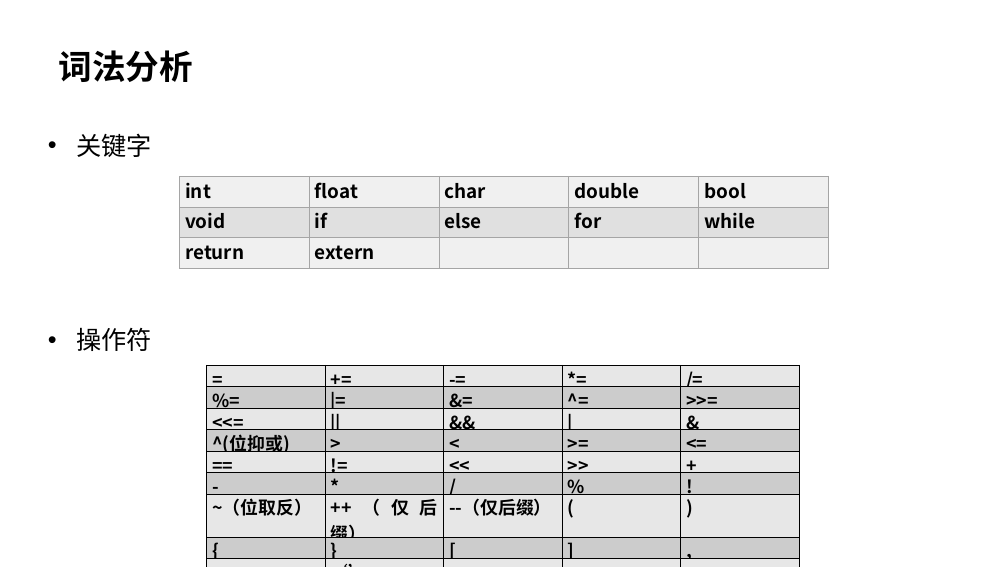
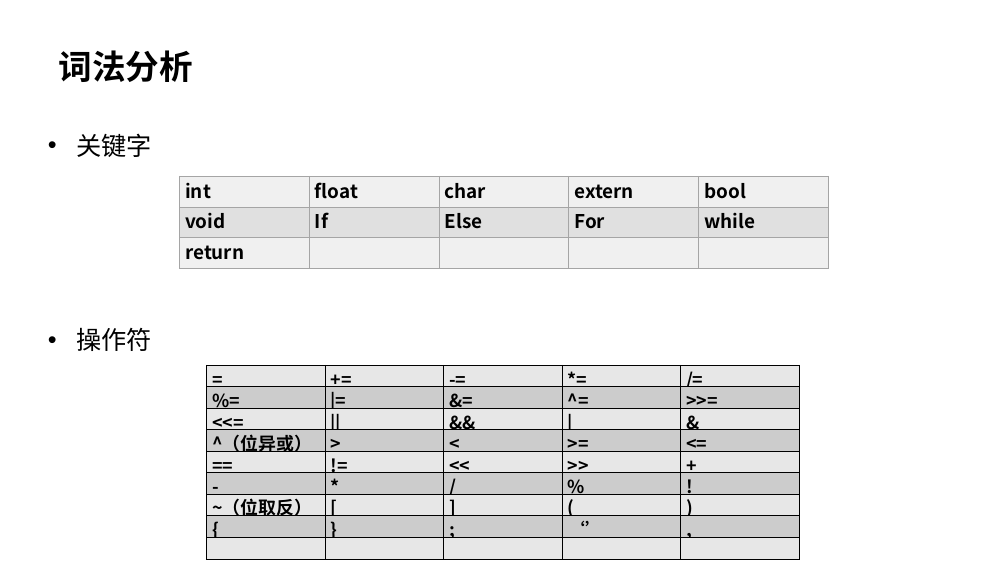
Before and after one commit to acnq/cmplPrcpProject, a slide deck: slide 4 of pre_groupX.pptx. Drawn at 1008x567 pixels with LibreOffice and Linux fonts; fonts in the diff are those of the drawing. Boxes give left, top, right and bottom in pixels: in the first picture for what was removed or moved away, otherwise in the second. Text is boxed around its words. In the diff, an @@ line names an element or a change of style, - is before the commit and + after.

Commit message:
add final doc and PPT

```diff
--- a/pre_groupX.pptx
+++ b/pre_groupX.pptx
@@ background #CCE8CF to #FFFFFF @@
@@ table at <box>180,176,830,268</box> @@
-row 1, column 4: double
+row 1, column 4: extern
-row 2: void | if | else | for | while
+row 2: void | If | Else | For | while
-row 3, column 2: extern
+row 3, column 2: 
@@ table at <box>206,365,800,560</box> @@
-row 4, column 1: ^(位抑或)
+row 4, column 1: ^（位异或）
-row 7, column 2: ++（仅后缀）
+row 7, column 2: [
-row 7, column 3: --（仅后缀）
+row 7, column 3: ]
-row 8, column 3: [
+row 8, column 3: ;
-row 8, column 4: ]
+row 8, column 4: ‘’
-row 9, column 1: ;
+row 9, column 1: 
-row 9, column 2: ‘’
+row 9, column 2: 
```
Also in this commit, not shown: 29 other slides changed, 3 slides added, 34 slides removed, 1 other file.
